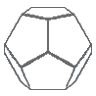
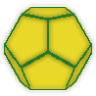
Layer changes from the first 96×96 image to the second:
added layer "Layer 4 copy 3" above "Layer 4 copy 2" over [4, 7, 92, 90]
added layer "Layer 4 copy 2" above "Layer 4" over [4, 7, 92, 90]
hid "Layer 4" over [4, 7, 92, 90]
hid "Layer 4 copy" over [4, 7, 92, 90]
